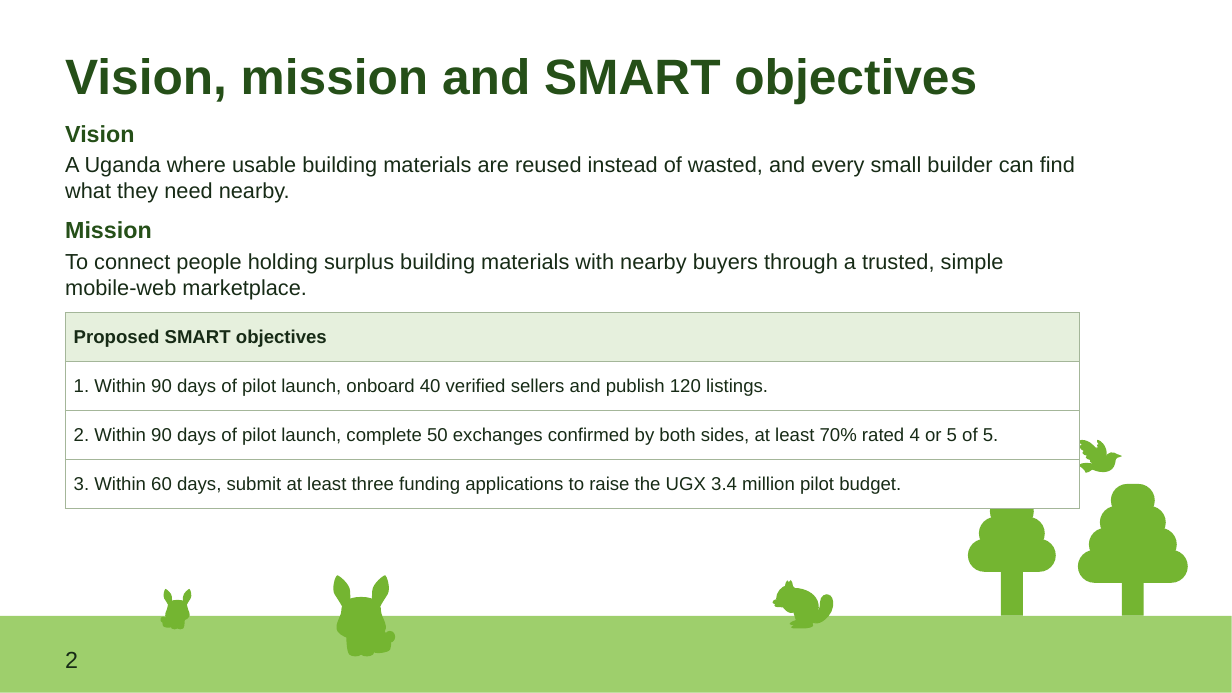
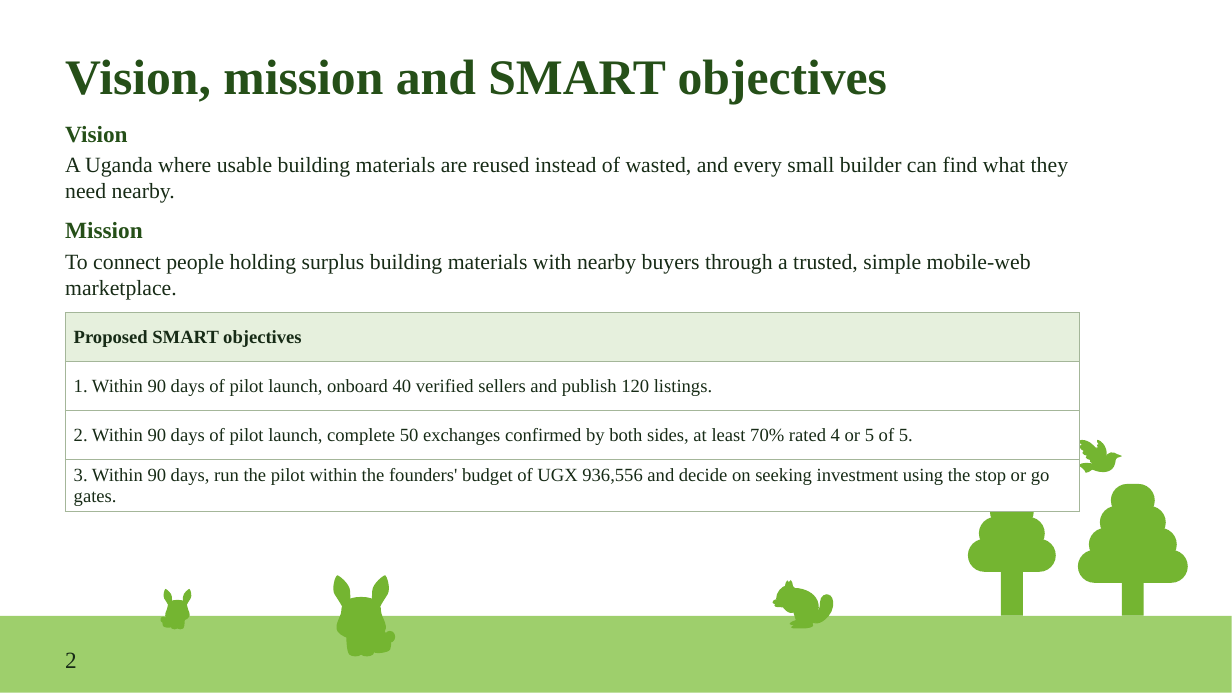
Before and after one commit to ejr-arch/jengaConnect, a slide deck: slide 2 of docs/week3/IST2106_Group06_Phase3_JengaConnect_Venture_Plan.pptx. Drawn at 1232x693 pixels with LibreOffice and Linux fonts; fonts in the diff are those of the drawing. Boxes give left, top, right and bottom in pixels: in the first picture for what was removed or moved away, otherwise in the second. Text is boxed around its words. In the diff, an @@ line names an element or a change of style, - is before the commit and + after.

```diff
--- a/docs/week3/IST2106_Group06_Phase3_JengaConnect_Venture_Plan.pptx
+++ b/docs/week3/IST2106_Group06_Phase3_JengaConnect_Venture_Plan.pptx
@@ font Arial to Times New Roman in 6 elements at (65,59,888,104), (65,652,77,668), (65,126,127,143), (65,156,1068,203), (65,222,143,239), (65,254,1031,300) @@
@@ table at (65,313,1080,510) @@
-row 4, column 1: 3. Within 60 days, submit at least three funding applications to raise the UGX 3.4 million pilot budget.
+row 4, column 1: 3. Within 90 days, run the pilot within the founders' budget of UGX 936,556 and decide on seeking investment using the stop or go gates.
@@ font Arial to Times New Roman in "Proposed SMART objectives", "1. Within 90 days of pilot launch, ...", "2. Within 90 days of pilot launch, ..." @@
```
Also in this commit, not shown: 8 other slides changed, 1 slide added, 1 slide removed, 17 other files.
